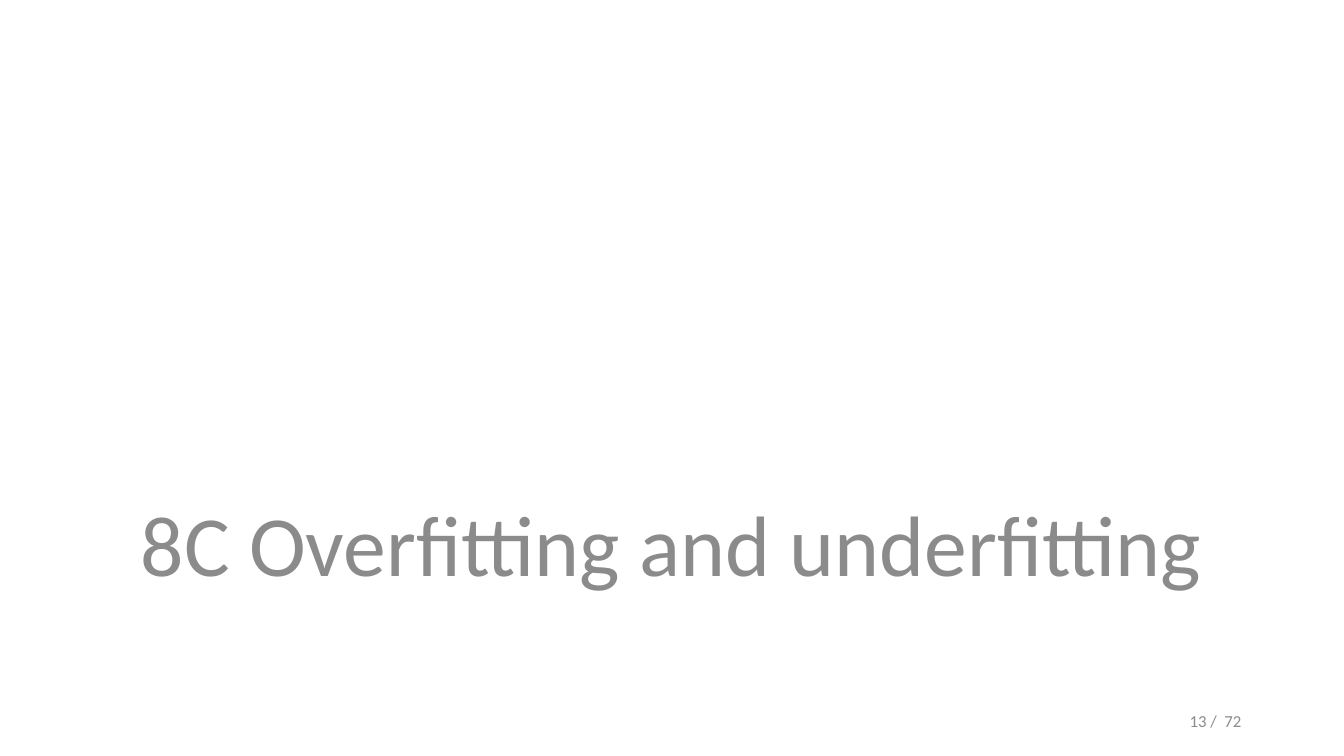
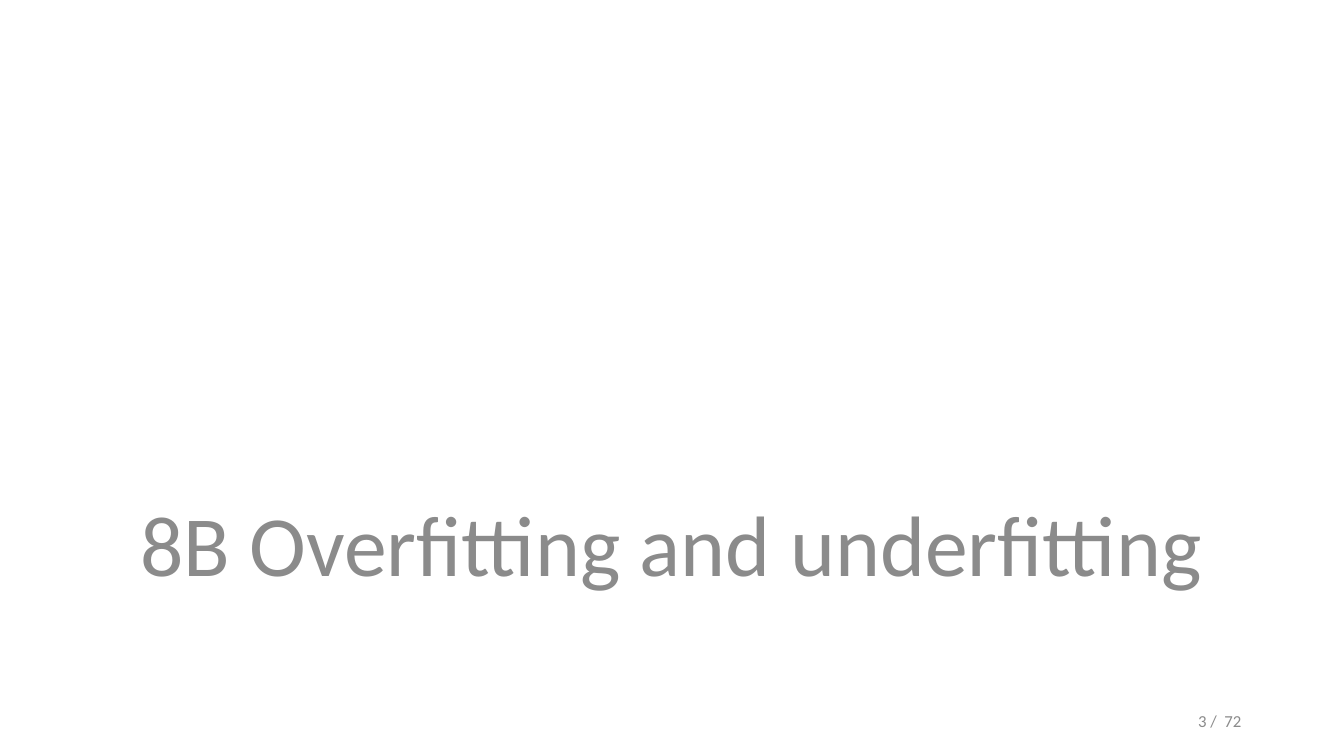
Before and after one commit to opherdonchin/StatisticalComputationAndAnalysis, a slide deck: slide 3 of Lectures/Lecture 8 Model Comparison.pptx (slide 13 before the commit). Drawn at 1344x756 pixels with LibreOffice and Linux fonts; fonts in the diff are those of the drawing. Boxes give left, top, right and bottom in pixels: in the first picture for what was removed or moved away, otherwise in the second. Text is boxed around its words. In the diff, an @@ line names an element or a change of style, - is before the commit and + after.

Commit message:
Done iwth over and underfitting.

```diff
--- a/Lectures/Lecture 8 Model Comparison.pptx
+++ b/Lectures/Lecture 8 Model Comparison.pptx
@@ text at bbox=[140, 516, 1201, 591]: text changed @@
-8C Overfitting and underfitting
+8B Overfitting and underfitting
@@ page number at bbox=[1198, 716, 1241, 727]: text changed @@
-13 / 72
+3 / 72
```
Also in this commit, not shown: 1 other slide changed, 2 slides added, 1 other file.
